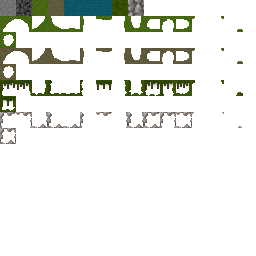
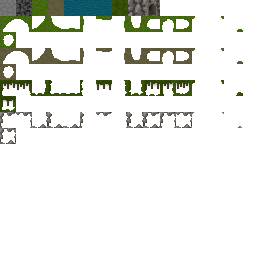
Comparing the layer stacks of the two w=256, h=256 images. Changes:
painted on "foreground" over [0, 0, 242, 144]
